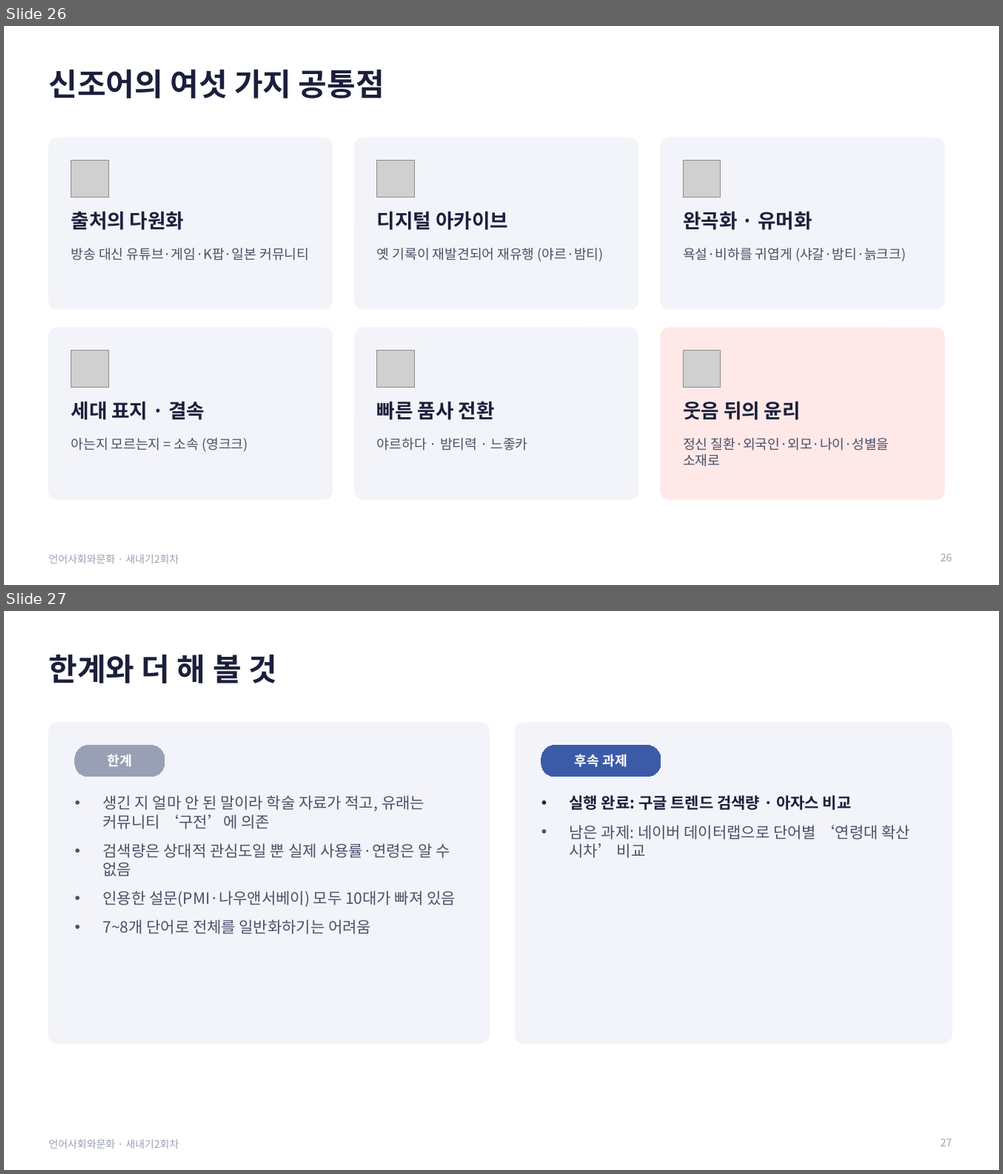
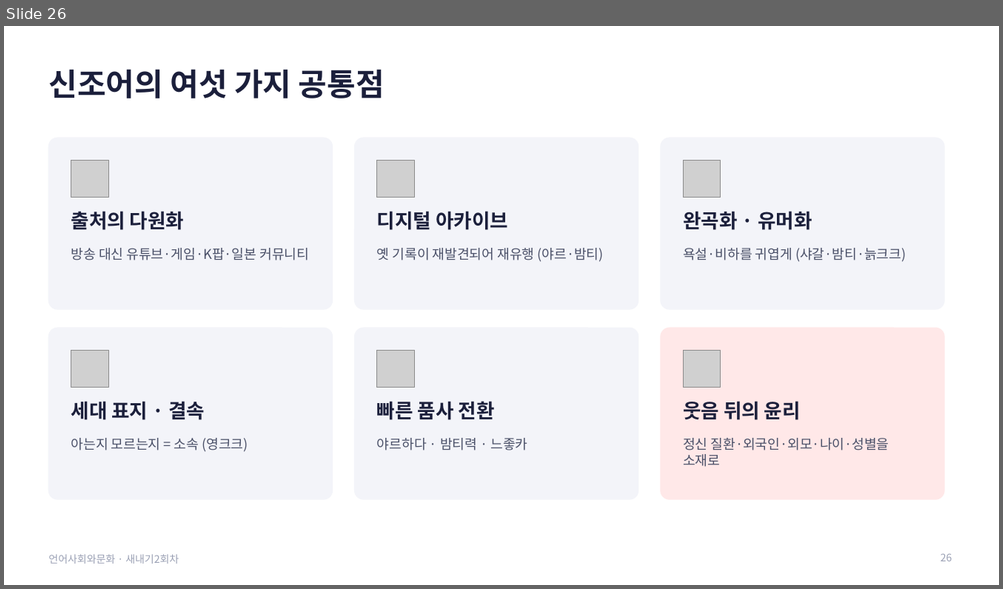
Before and after one commit to junseok7-cpu/hello, a slide deck: report/언어사회와문화_발표_새내기2회차.pptx. Shown one above the other, each under a label of ours: slides 26 and 27 before the commit, slide 26 after it. The pictures are 1003x1174 and 1003x589 pixels, drawn with LibreOffice and Linux fonts; fonts in the diff are those of the drawing; grey boxes stand for pictures. Boxes give left, top, right and bottom in pixels: in the first picture for what was removed or moved away, otherwise in the second. Text is boxed around its words. In the diff, an @@ line names an element or a change of style, - is before the commit and + after.

```diff
--- a/report/언어사회와문화_발표_새내기2회차.pptx
+++ b/report/언어사회와문화_발표_새내기2회차.pptx
@@ slide 27 removed at bbox=[4, 611, 999, 1170], background #FFFFFF; not listed: 1 template element that a slide beside it also shows @@
@@ title removed at bbox=[48, 654, 277, 684] @@
-한계와 더 해 볼 것
@@ rounded rectangle removed at bbox=[48, 723, 489, 1044] @@
@@ rounded rectangle removed at bbox=[515, 723, 951, 1044] @@
@@ rounded rectangle removed at bbox=[75, 745, 165, 777] @@
-한계
@@ rounded rectangle removed at bbox=[541, 745, 660, 777] @@
-후속 과제
@@ text removed at bbox=[103, 795, 455, 934] @@
-• 생긴 지 얼마 안 된 말이라 학술 자료가 적고, 유래는 커뮤니티 ‘구전’에 의존
-• 검색량은 상대적 관심도일 뿐 실제 사용률·연령은 알 수 없음
-• 인용한 설문(PMI·나우앤서베이) 모두 10대가 빠져 있음
-• 7~8개 단어로 전체를 일반화하기는 어려움
@@ text removed at bbox=[569, 795, 910, 858] @@
-• 실행 완료: 구글 트렌드 검색량 · 아자스 비교
-• 남은 과제: 네이버 데이터랩으로 단어별 ‘연령대 확산 시차’ 비교
@@ page number removed at bbox=[940, 1139, 952, 1147] @@
-27
```
Also in this commit, not shown: 7 slides changed, 1 slide added, 3 other files.
